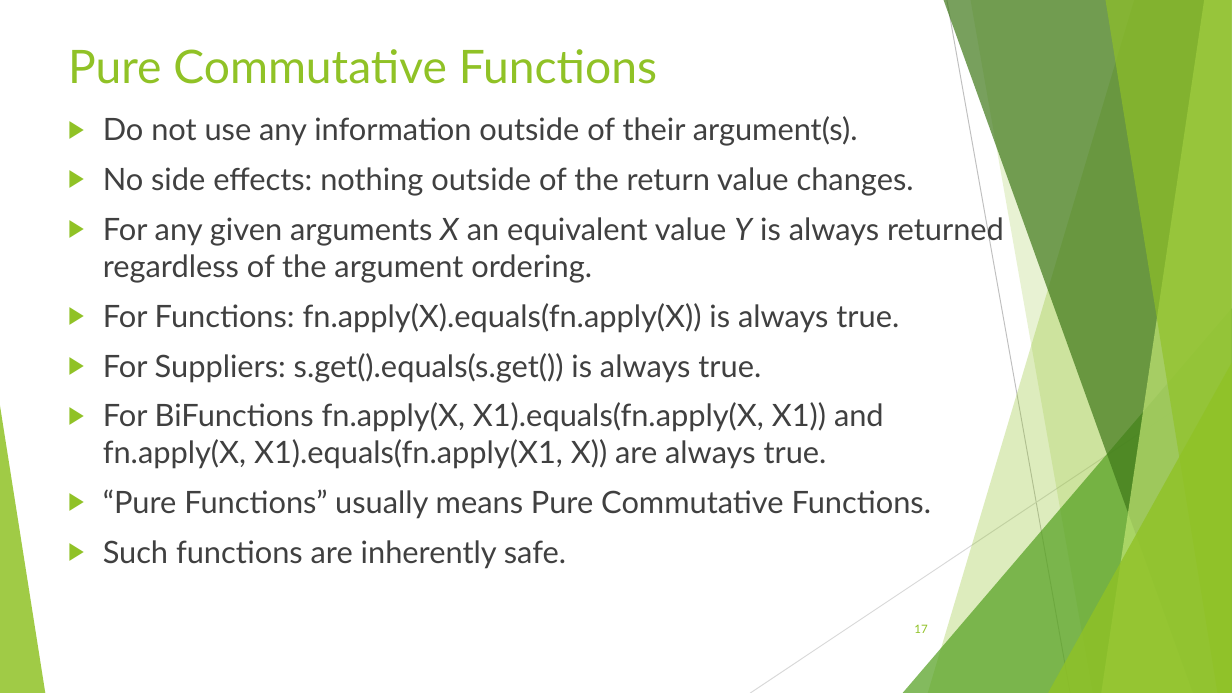
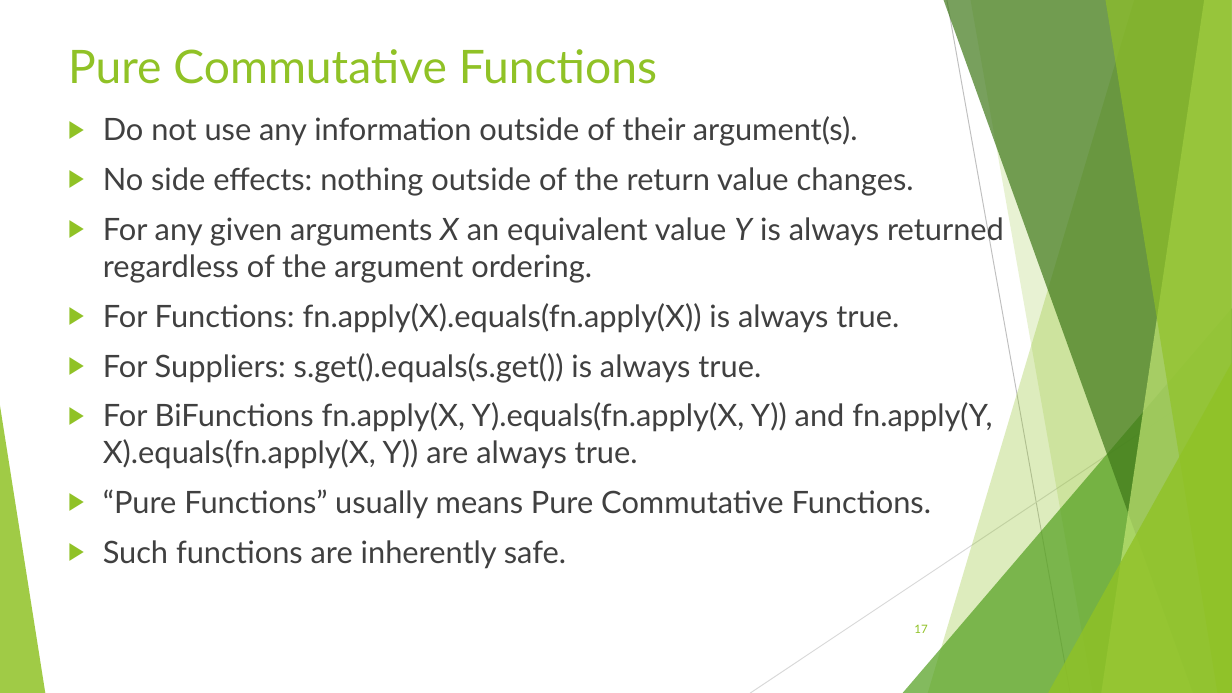
Before and after one commit to RichardRoda/2017-CodePaLOUsa-Lambda, a slide deck: slide 17 of Learning to Love the Lambda in the Stream.pptx. Drawn at 1232x693 pixels with LibreOffice and Linux fonts; fonts in the diff are those of the drawing. Boxes give left, top, right and bottom in pixels: in the first picture for what was removed or moved away, otherwise in the second. Text is boxed around its words. In the diff, an @@ line names an element or a change of style, - is before the commit and + after.

```diff
--- a/Learning to Love the Lambda in the Stream.pptx
+++ b/Learning to Love the Lambda in the Stream.pptx
@@ text at (103, 402, 992, 469): text changed @@
-▶ For BiFunctions fn.apply(X, X1).equals(fn.apply(X, X1)) and fn.apply(X, X1).equals(fn.apply(X1, X)) are always true.
+▶ For BiFunctions fn.apply(X, Y).equals(fn.apply(X, Y)) and fn.apply(Y, X).equals(fn.apply(X, Y)) are always true.
```
Also in this commit, not shown: 14 other slides changed, 1 other file.
